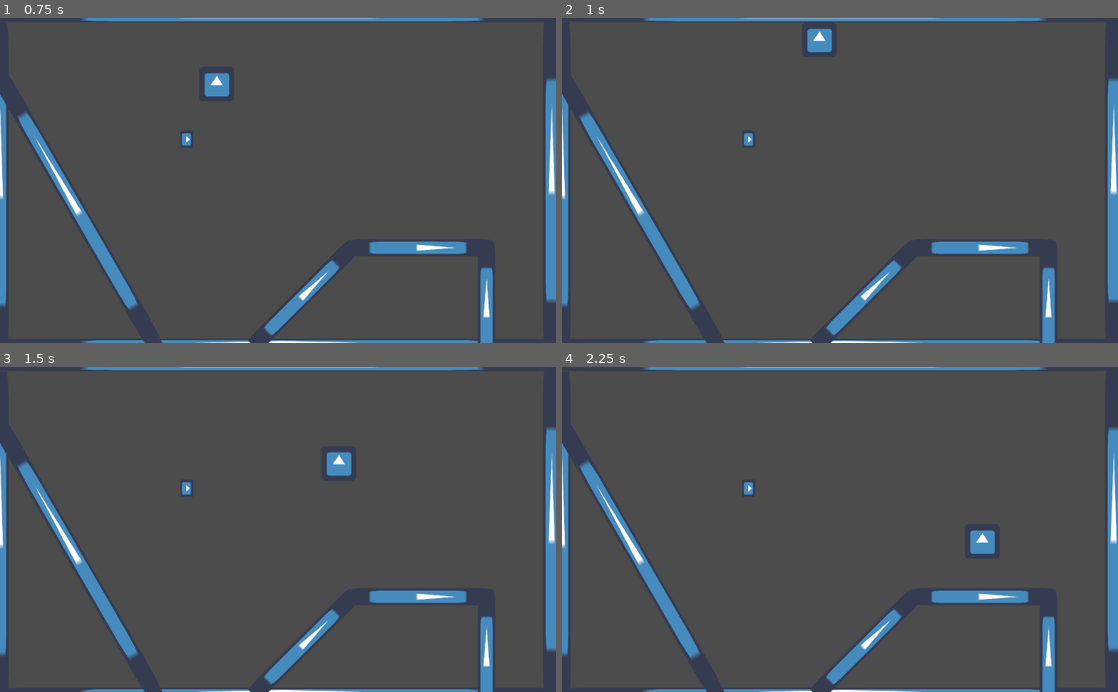
Above: before the commit, frames 1-4 (two rows, left to right).
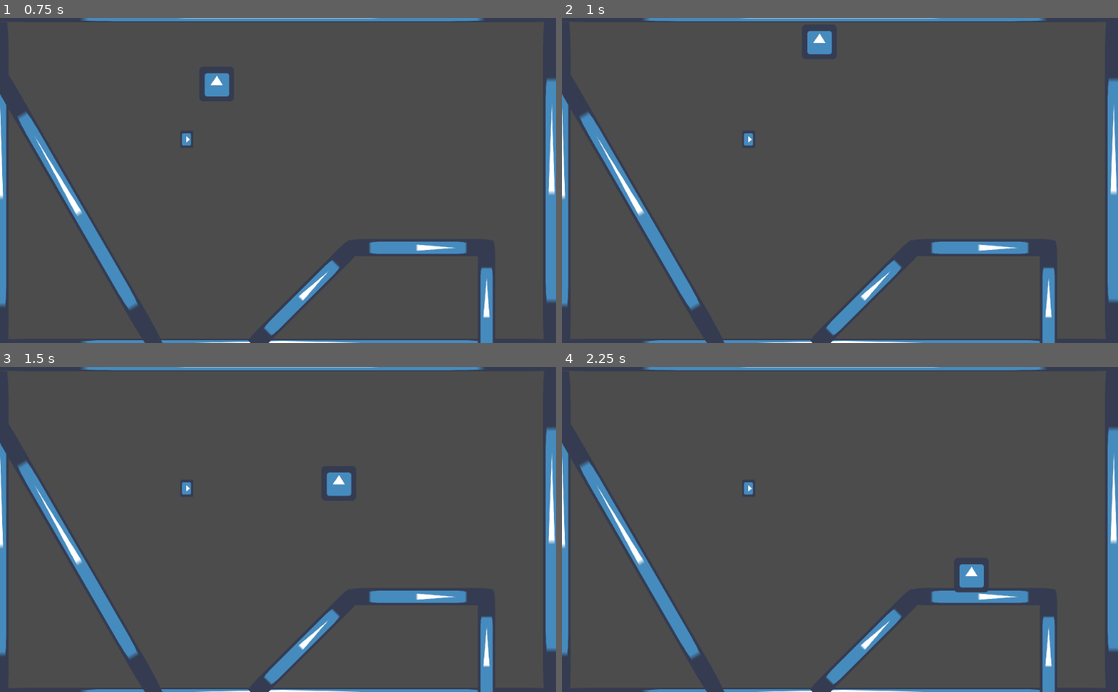
Above: after the commit, the same moments.

Repository: Praqma/GodotDevOps
Game: Godot game, scene res://Main.tscn
Same seed, same stepped clock (60 frames per second), same inputs: the game is played once before the commit and once after it. The engine's default icon, where the game draws it, is replaced by a stand-in: a white triangle on a blue panel in a dark square.
Inputs (mouse positions are in pixels of both pictures, inside the frame that each line leads up to):
- Up to frame 1 (0.75 s): tap Enter at 0.5 s; move the mouse to (400, 164) at 0.52 s; hold D (move_right) from 0.53 s (still down); tap Space (jump) at 0.6 s; click (400, 164) at 0.67 s
- Up to frame 2 (1 s): keep holding D (move_right); tap Space (jump) at 0.77 s
- Up to frame 3 (1.5 s): tap Space (jump) at 1.07 s; release D (move_right) at 1.25 s; drag from (166, 545) to (250, 594) at 1.27 s
- Up to frame 4 (2.25 s): move the mouse to (895, 458) at 2.02 s; hold D (move_right) from 2.03 s (still down); tap Space (jump) at 2.1 s

Frame 1 is identical in both runs. In frame 2, 0.1% of the frame differs, in the area x 44-49%, y 3-12%; in frame 3, 0.6%; in frame 4, 0.7%, in the area x 70-78%, y 50-70%.

Commit message:
Add ability to jump in air a set number of times
WIP #7

Currently no feature for resetting jump counter.

Diff:
--- a/PlayerController.gd
+++ b/PlayerController.gd
@@ -6,14 +6,22 @@
 export var jumpForce := 600.0 setget set_jumpForce, get_jumpForce
 export var snapLength := 5000.0
 export var slopeSlideThreshold := 50.0
+export var maxJumpCount := 2
 
 var snap := false
 var moveInput := Vector2.ZERO
 var velocity := Vector2.ZERO
 var moveSpeed := 300.0 setget set_moveSpeed, get_moveSpeed
+var jumpCount := 1 setget set_jumpCount, get_jumpCount
+
+func set_jumpCount(value : int):
+	jumpCount = max(value, 0)
+
+func get_jumpCount() -> int:
+	return jumpCount
 
 func set_moveSpeed(value : float):
-	moveSpeed =  max(value, 0)
+	moveSpeed = max(value, 0)
 
 func get_moveSpeed() -> float:
 	return moveSpeed
@@ -30,10 +38,13 @@
 func get_jumpForce() -> float:
 	return jumpForce
 
+func _ready():
+	jumpCount = maxJumpCount
+
 func _process(delta):
 	moveInput.x = Input.get_action_strength("move_right") - Input.get_action_strength("move_left")
 
-	if Input.is_action_just_pressed("jump") and snap and is_on_floor():
+	if Input.is_action_just_pressed("jump") and ((snap and is_on_floor()) or jumpCount > 0):
 		jump()
 
 func _physics_process(delta):
@@ -50,8 +61,12 @@
 		snap = true
 
 func jump():
+	if jumpCount <= 0:
+		return
+
 	velocity.y = -jumpForce
 	snap = false
+	jumpCount -= 1
 
 func calculate_velocity(delta : float):
 	if is_on_floor():
--- a/Test/Unit/test_VerticalMovement.gd
+++ b/Test/Unit/test_VerticalMovement.gd
@@ -26,3 +26,12 @@
 	controller.calculate_velocity(params[0])
 
 	assert_eq(controller.velocity.y, params[1])
+
+var jump_values = [[3, 2], [0, 0]]
+func test_jumping_decreases_jump_count_properly(params = use_parameters(jump_values)):
+	controller.maxJumpCount = params[0]
+	controller._ready()
+
+	controller.jump()
+
+	assert_eq(controller.jumpCount, params[1])
